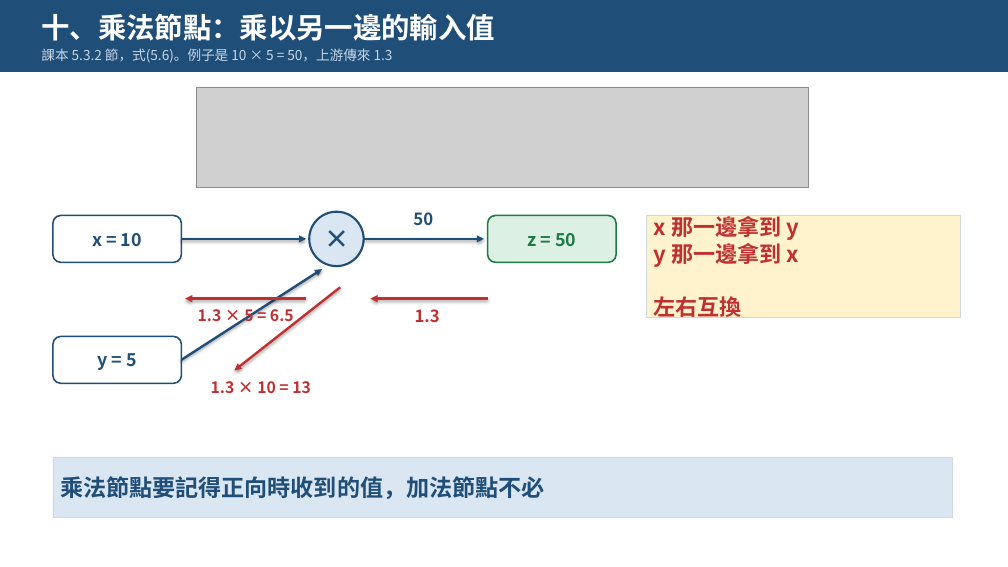
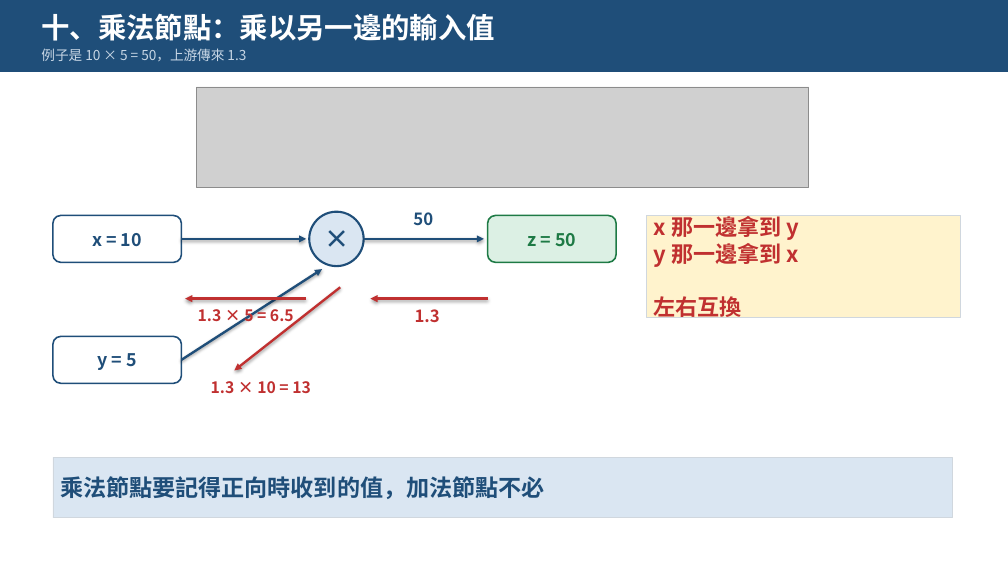
Before and after one commit to pychang-ai/115-1_DLMA, a slide deck: slide 12 of topics/backprop/課外主題_倒傳遞演算法.pptx. Drawn at 1008x567 pixels with LibreOffice and Linux fonts; fonts in the diff are those of the drawing; grey boxes stand for pictures. Boxes give left, top, right and bottom in pixels: in the first picture for what was removed or moved away, otherwise in the second. Text is boxed around its words. In the diff, an @@ line names an element or a change of style, - is before the commit and + after.

```diff
--- a/topics/backprop/課外主題_倒傳遞演算法.pptx
+++ b/topics/backprop/課外主題_倒傳遞演算法.pptx
@@ text at <box>41,48,246,61</box>: text changed @@
-課本 5.3.2 節，式(5.6)。例子是 10 × 5 = 50，上游傳來 1.3
+例子是 10 × 5 = 50，上游傳來 1.3
```
Also in this commit, not shown: 12 other slides changed, 23 other files.
